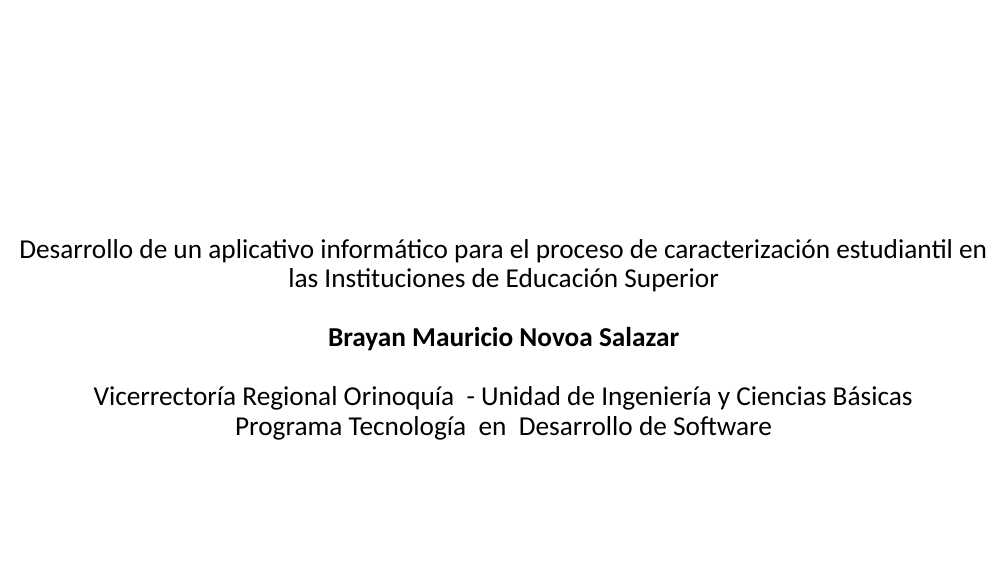
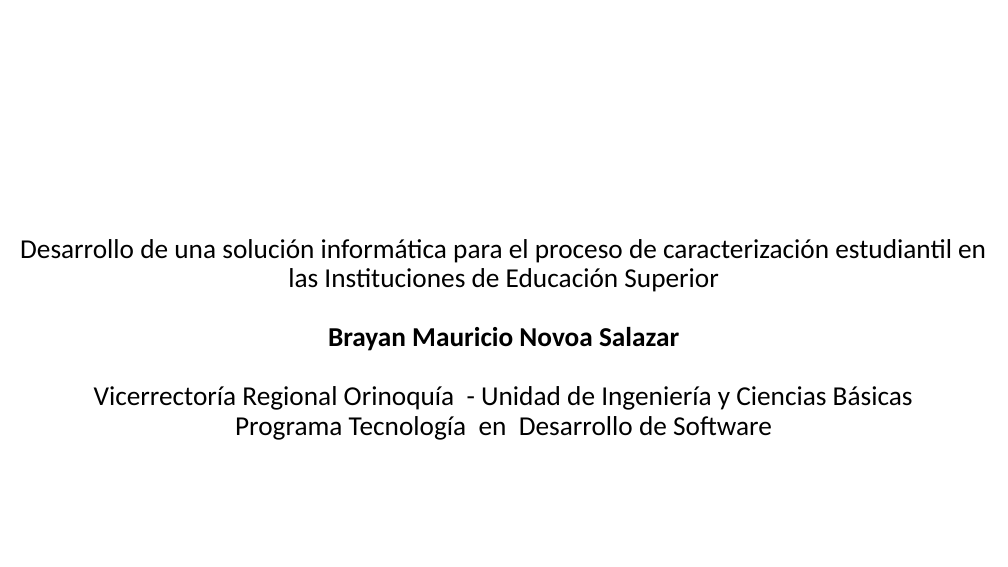
Before and after one commit to BrayanNovoa/uniminuto, a slide deck: slide 1 of expo/expo.pptx. Drawn at 1008x567 pixels with LibreOffice and Linux fonts; fonts in the diff are those of the drawing; background and template pictures are left out. Boxes give left, top, right and bottom in pixels: in the first picture for what was removed or moved away, otherwise in the second. Text is boxed around its words. In the diff, an @@ line names an element or a change of style, - is before the commit and + after.

```diff
--- a/expo/expo.pptx
+++ b/expo/expo.pptx
@@ title at (20,239,986,440): text changed @@
-Desarrollo de un aplicativo informático para el proceso de caracterización estudiantil en las Instituciones de Educación Superior
-Brayan Mauricio Novoa Salazar
-Vicerrectoría Regional Orinoquía - Unidad de Ingeniería y Ciencias Básicas
-Programa Tecnología en Desarrollo de Software
+Desarrollo de una solución informática para el proceso de caracterización estudiantil en las Instituciones de Educación Superior
+Brayan Mauricio Novoa Salazar
+Vicerrectoría Regional Orinoquía - Unidad de Ingeniería y Ciencias Básicas
+Programa Tecnología en Desarrollo de Software
```
Also in this commit, not shown: 12 other slides changed, 5 other files.
